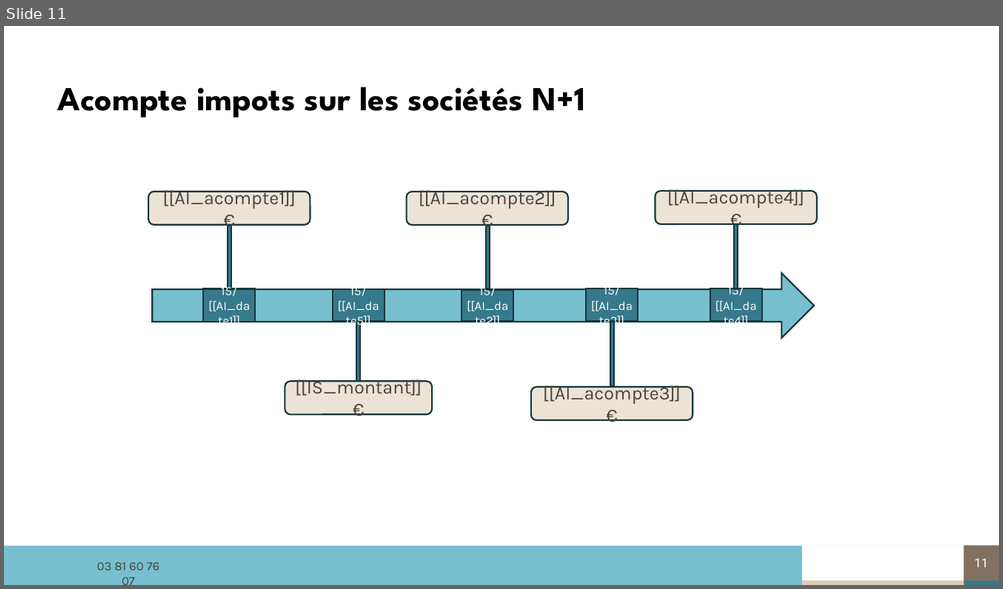
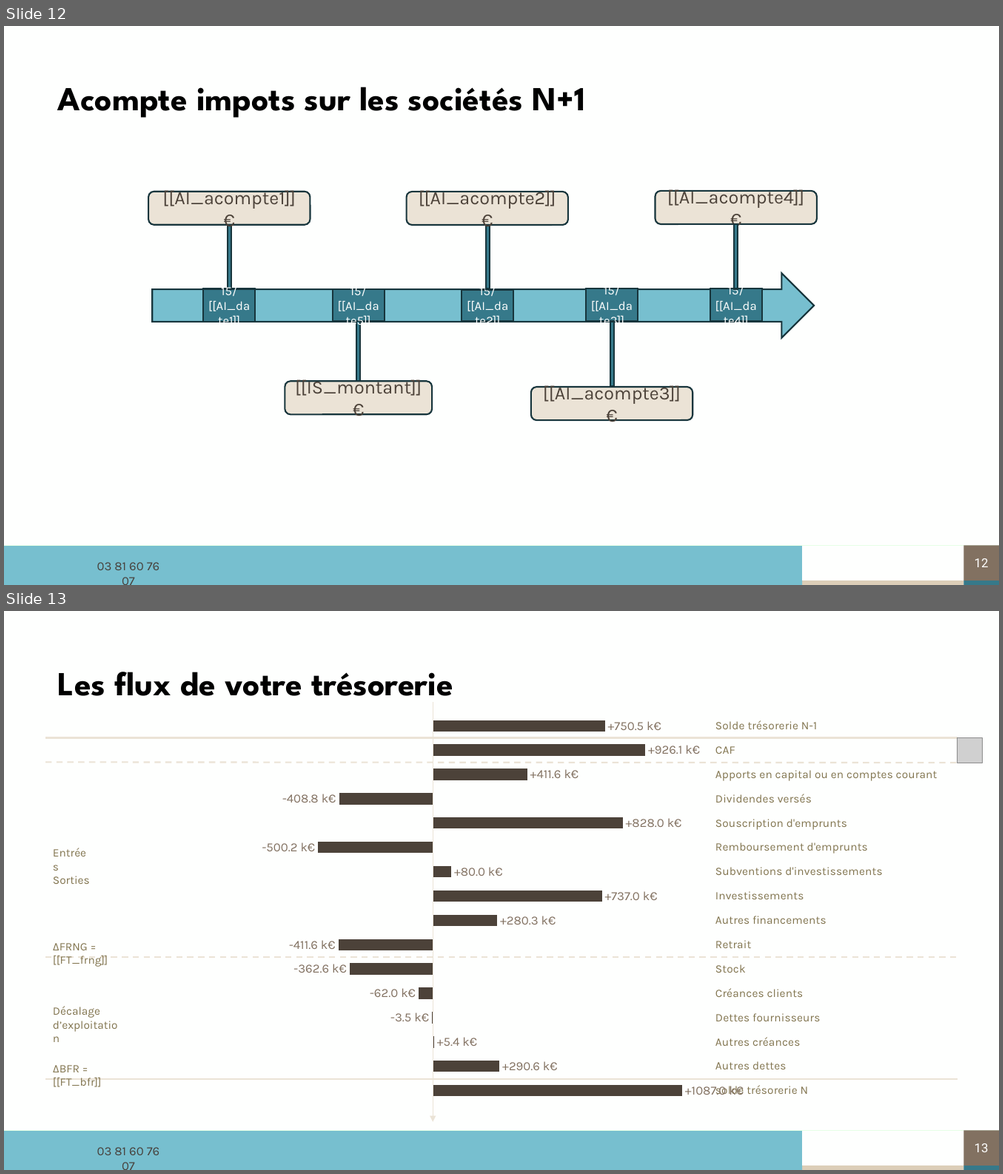
Before and after one commit to ldebouche/Projet1_lettre_fin_de_mission, a slide deck: backend/src/templates/modele_complet.pptm. Shown one above the other, each under a label of ours: slide 11 before the commit, slides 12 and 13 after it. The pictures are 1003x589 and 1003x1174 pixels, drawn with LibreOffice and Linux fonts; fonts in the diff are those of the drawing; grey boxes stand for pictures; background and template pictures are left out. Boxes give left, top, right and bottom in pixels: in the first picture for what was removed or moved away, otherwise in the second. Text is boxed around its words. In the diff, an @@ line names an element or a change of style, - is before the commit and + after.

Commit message:
Ajout du calcul du seuil de rentabilité financière Ajout des données liées à la trésorerie. power point mis à jour avec tréso, carrousel

```diff
--- a/backend/src/templates/modele_complet.pptm
+++ b/backend/src/templates/modele_complet.pptm
@@ slide 13 added at (x1=4, y1=611, x2=999, y2=1170), background #FEFFFE; not listed: 8 template elements that a slide beside it also shows @@
@@ text added at (x1=58, y1=672, x2=453, y2=696), 32.5 pt, text #000000, bold @@
+Les flux de votre trésorerie
@@ bar chart added at (x1=45, y1=702, x2=958, y2=1112) @@
+categories: solde trésorerie N, Autres dettes, Autres créances, Dettes fournisseurs, Créances clients, Stock, Retrait, Autres financements, Investissements, Subventions d'investissements, Remboursement d'emprunts, Souscription d'emprunts, Dividendes versés, Apports en capital ou en comptes courant, CAF, Solde trésorerie N-1
+Series 1: 1087, 290.6, 5.4, -3.5, -62, -362.6, -411.6, 280.3, 737, 80, -500.2, 828, -408.8, 411.6, 926.1, 750.5
@@ arrow added from (433, 702) to (433, 1122), #EBE3D6 0.75 pt @@
@@ line added from (45, 738) to (958, 738), #EBE3D6 1.5 pt @@
@@ picture added at (x1=958, y1=738, x2=982, y2=763) @@
@@ line added from (45, 763) to (958, 763), #EBE3D6 1.5 pt dashed @@
@@ text added at (x1=53, y1=876, x2=90, y2=884), 11 pt, text #81744E @@
+Entrées
+Sorties
@@ text added at (x1=53, y1=943, x2=108, y2=967), 11 pt, text #81744E @@
+ΔFRNG = [[FT_frng]]
@@ line added from (45, 957) to (958, 957), #EBE3D6 1.5 pt dashed @@
@@ text added at (x1=53, y1=1006, x2=118, y2=1032), 11 pt, text #81744E @@
+Décalage
+d’exploitation
@@ text added at (x1=53, y1=1065, x2=101, y2=1088), 11 pt, text #81744E @@
+ΔBFR = [[FT_bfr]]
@@ line added from (45, 1079) to (958, 1079), #EBE3D6 1.5 pt @@
@@ what was slide 11 is now slide 12 @@
@@ page number at (x1=974, y1=559, x2=988, y2=568): text changed @@
-11
+12
```
Also in this commit, not shown: 5 slides changed, 1 other slide added, 1 slide removed, 9 other files.
